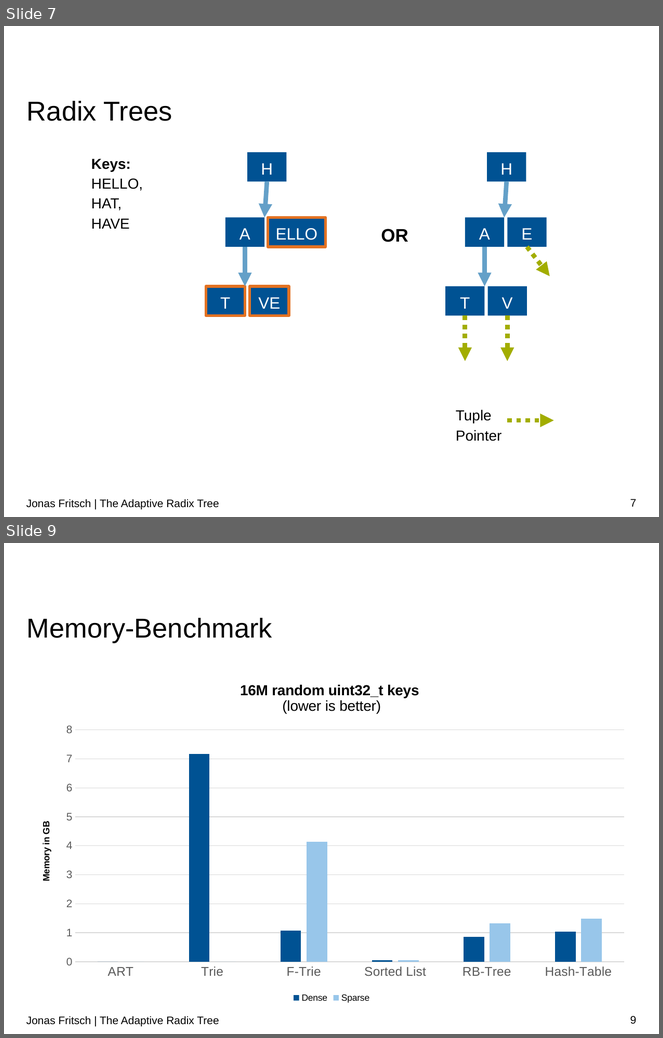
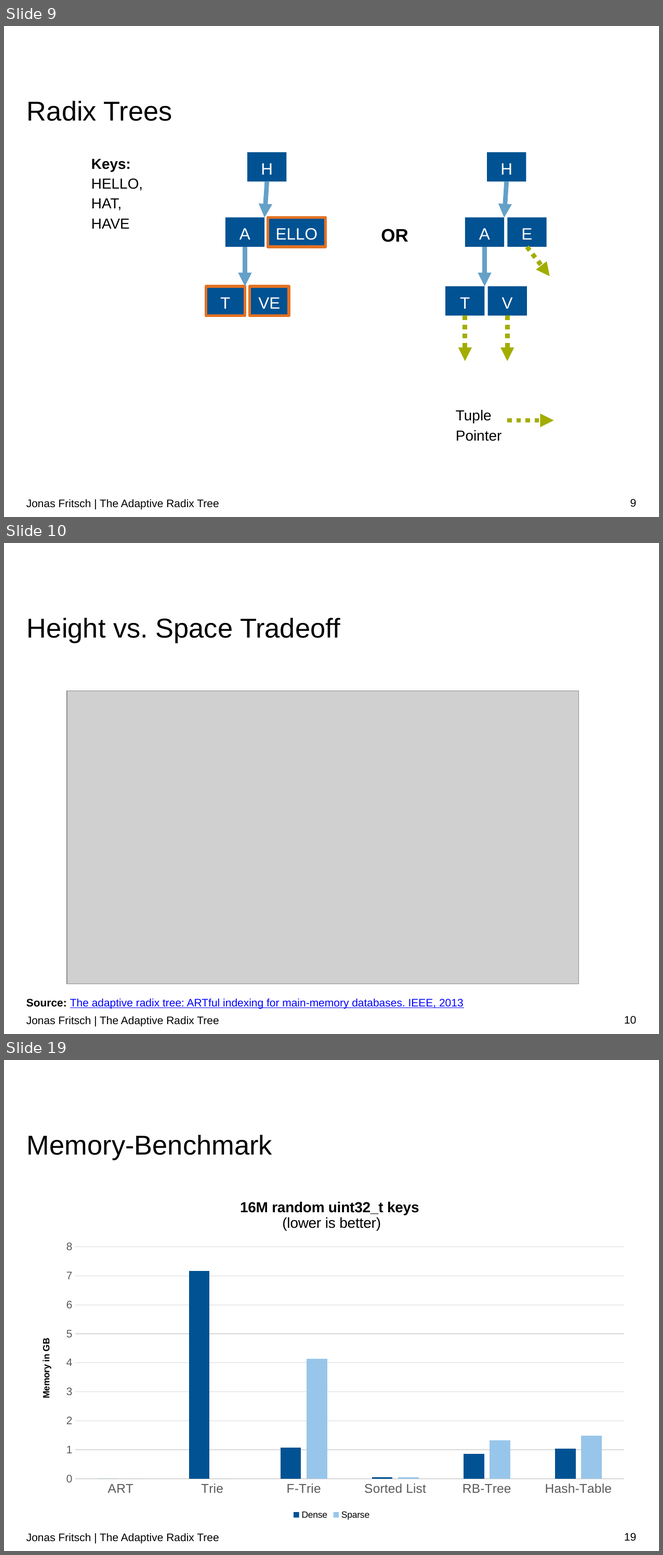
Before and after one commit to atalantus/The-Adaptive-Radix-Tree, a slide deck: Presentation/The Adaptive Radix Tree.pptx. Shown one above the other, each under a label of ours: slides 7 and 9 before the commit, slides 9, 10 and 19 after it; the slides between them are not shown. The pictures are 663x1038 and 663x1555 pixels, drawn with LibreOffice and Linux fonts; fonts in the diff are those of the drawing; grey boxes stand for pictures; background and template pictures are left out. Boxes give left, top, right and bottom in pixels: in the first picture for what was removed or moved away, otherwise in the second. Text is boxed around its words. In the diff, an @@ line names an element or a change of style, - is before the commit and + after.

```diff
--- a/Presentation/The Adaptive Radix Tree.pptx
+++ b/Presentation/The Adaptive Radix Tree.pptx
@@ slide 10 added at (4, 543, 659, 1034), background #FFFFFF @@
@@ title added at (27, 618, 340, 643), 30 pt, text #000000 @@
+Height vs. Space Tradeoff
@@ picture added at (67, 691, 579, 984) @@
@@ text added at (26, 999, 464, 1009), 12 pt, text #0000FF, underline @@
+Source: The adaptive radix tree: ARTful indexing for main-memory databases. IEEE, 2013
@@ text added at (26, 1016, 219, 1027), 12 pt, text #000000 @@
+Jonas Fritsch | The Adaptive Radix Tree
@@ page number added at (624, 1016, 636, 1025), 12 pt, text #000000 @@
+10
@@ what was slide 7 is now slide 9 @@
@@ page number at (631, 499, 637, 507): text changed @@
-7
+9
@@ what was slide 9 is now slide 19 @@
@@ page number at (624, 1533, 636, 1541): text changed @@
-9
+19
```
Also in this commit, not shown: 6 slides changed, 17 other slides added, 1 slide removed, 13 other files.
